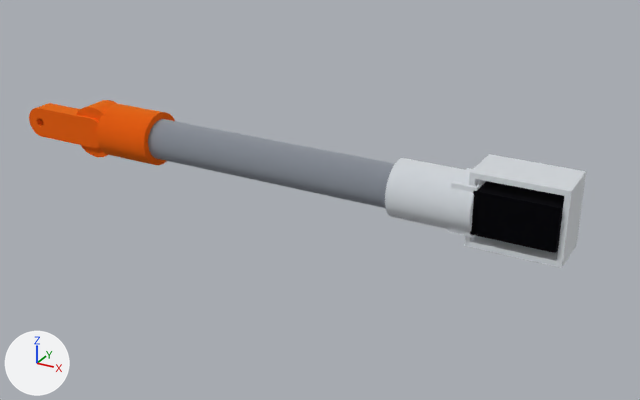
A saved change to the glTF model hardware/arm/cad/glb/fore.glb.
The view is the same before and after, from a 50 mm camera at (0.391, -0.422, 0.191) aimed at (0.156, 0.005, -0.023). Every picture has the same lights, and +X, +Y and +Z are marked at lower left. The first picture is the older version. Where no turn or scale is listed for an object, it has been applied to the vertices. Vertices at exactly the same position are counted once.

Names of what the first picture shows: 'aluminium tube', 'forearm hub and rear lever (printed)', 'servo', 'wrist clamp (printed)'.
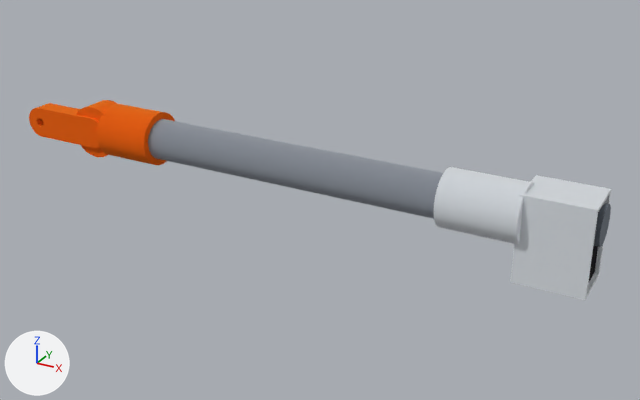
Where the newer file only moved an object's origin or applied its transform, the numbers keep the older frame.

Scene script edits in JSON lines:
```json
{"block": "me_aluminium_tube", "where": "# used by ob_aluminium_tube; location = (0.0, 0.0, 0.0)"}
{"op": "remove", "block": "me_aluminium_tube", "code": "me_aluminium_tube.from_pydata(...)  # 504 vertices, 1008 faces; spans x 0.012..0.252, y -0.018..0.008, z -0.013..0.013"}
{"op": "add", "block": "me_aluminium_tube", "code": "me_aluminium_tube.from_pydata(...)  # 504 vertices, 1008 faces; spans x 0.012..0.278, y -0.018..0.008, z -0.013..0.013"}
{"block": "me_aluminium_tube", "change": "me_aluminium_tube part 1"}
{"block": "me_aluminium_tube", "change": "6 vertices are removed from x 0.252, y -0.017..0.007, z -0.005..0.005"}
{"block": "me_aluminium_tube", "change": "232 faces are deleted"}
{"block": "me_aluminium_tube", "change": "241 vertices in x 0.252, y -0.018..0.008, z -0.013..0.013 move by (0.026, 0.0, 0.0)"}
{"block": "me_aluminium_tube", "change": "5 vertices move from x 0.252, y -0.017..0.006, z -0.006..0.004 to x 0.278, y -0.017..0.007, z -0.005..0.005"}
{"block": "me_aluminium_tube", "change": "6 new vertices lie (0.266, 0.0, 0.0) away from vertices in x 0.012, y -0.017..0.006, z -0.006..0.004"}
{"block": "me_aluminium_tube", "change": "232 new faces join them"}
{"block": "me_servo", "where": "# used by ob_servo; location = (0.28, 0.0, 0.0)"}
{"op": "remove", "block": "me_servo", "code": "me_servo.from_pydata(...)  # 8 vertices, 12 faces; spans x -0.0225..0.0225, y -0.0175..0.0175, z -0.0124..0.0124"}
{"op": "add", "block": "me_servo", "code": "me_servo.from_pydata(...)  # 8 vertices, 12 faces; spans x -0.0175..0.0175, y -0.0124..0.0124, z -0.0225..0.0225"}
{"block": "me_servo", "change": "me_servo part 2: the whole mesh is scaled about its middle by (0.778, 0.706, 1.82)"}
{"block": "me_servo_horn", "where": "# used by ob_servo_horn; location = (0.291, 0.0175, 0.0)"}
{"op": "remove", "block": "me_servo_horn", "code": "me_servo_horn.from_pydata(...)  # 252 vertices, 500 faces; spans x -0.011..0.011, y 0.0..0.004, z -0.011..0.011"}
{"op": "add", "block": "me_servo_horn", "code": "me_servo_horn.from_pydata(...)  # 252 vertices, 500 faces; spans x 0.0265..0.0305, y -0.0285..-0.0065, z -0.011..0.011"}
{"block": "me_servo_horn", "change": "me_servo_horn part 3: 252 vertices added at x 0.0265..0.0305, y -0.0285..-0.0065, z -0.011..0.011, forming a 126-sided cylinder along x"}
{"block": "me_servo_horn", "change": "other edits to the shape of me_servo_horn do not show in these pictures"}
{"op": "add", "block": "me_forearm_roll_clamp__printed", "code": ["me_forearm_roll_clamp__printed = bpy.data.meshes.new('forearm roll clamp (printed)')", "me_forearm_roll_clamp__printed.from_pydata(...)  # 528 vertices, 1052 faces; spans x 0.238..0.3195, y -0.0215..0.015, z -0.036..0.0165", "me_forearm_roll_clamp__printed.materials.append(mat_mat_2)  # white #edf0f2"]}
{"op": "remove", "block": "ob_wrist_clamp__printed", "code": ["ob_wrist_clamp__printed = bpy.data.objects.new('wrist clamp (printed)', me_wrist_clamp__printed)", "ob_wrist_clamp__printed.location = (0.0, 0.0, 0.0)"]}
{"op": "set", "path": "ob_servo.location", "old": "(0.28, 0.0, 0.0)", "new": "(0.3, 0.0, -0.011)"}
{"op": "add", "block": "ob_forearm_roll_clamp__printed", "code": ["ob_forearm_roll_clamp__printed = bpy.data.objects.new('forearm roll clamp (printed)', me_forearm_roll_clamp__printed)", "ob_forearm_roll_clamp__printed.location = (0.0, 0.0, 0.0)"]}
```

Location of each change, (x1, y1, x2, y2) in pixels of the pictures (640 x 400 px; the box of a moved part takes in the faces that stretch with it):
```json
{"object": "forearm roll clamp (printed)", "change": "added", "after": [434, 167, 611, 300]}
{"object": "wrist clamp (printed)", "change": "deleted", "before": [385, 154, 586, 268]}
{"object": "servo", "change": "moved, rescaled", "before": [470, 181, 564, 253], "after": [588, 246, 598, 283], "on screen": "mostly hidden afterwards"}
{"object": "servo horn", "change": "reshaped", "after": [594, 203, 611, 247], "on screen": "not visible before"}
{"part": 1, "of": "me_aluminium_tube", "change": "moved or reshaped", "before": [149, 119, 394, 208], "after": [148, 119, 443, 219]}
```
